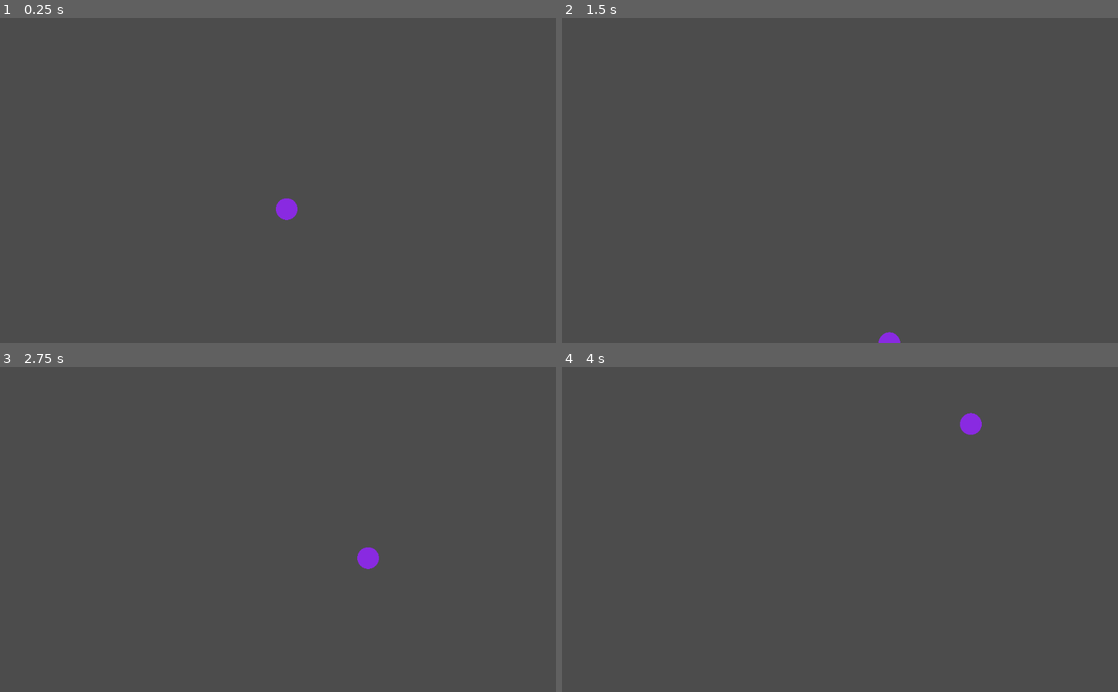
Above: before the commit, frames 1-4 (two rows, left to right).
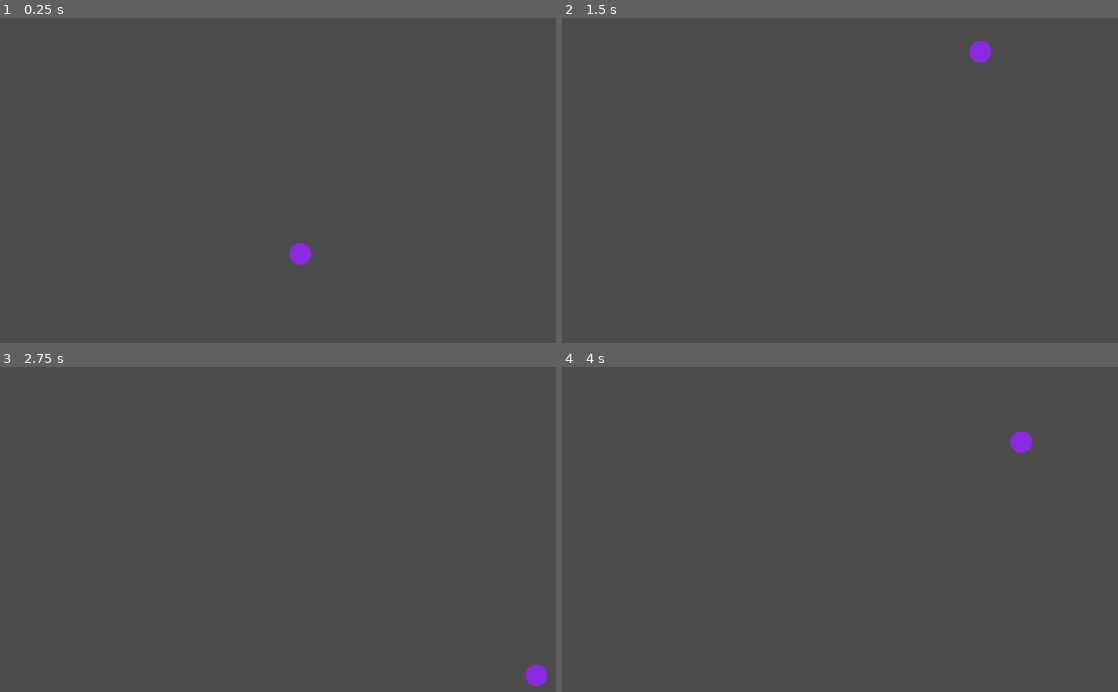
Above: after the commit, the same moments.

Repository: charliecharlieO-o/boing-godot
Game: Godot game, scene res://BouncingScene.tscn
Same seed, same stepped clock (60 frames per second), same inputs: the game is played once before the commit and once after it. The project has no main scene, so this scene is started directly.
Inputs:
- Up to frame 1 (0.25 s): no input
- Up to frame 2 (1.5 s): no input
- Up to frame 3 (2.75 s): no input
- Up to frame 4 (4 s): no input

The runs differ from the first frame. In frame 1, 0.4% of the frame differs, in the area x 49-56%, y 55-77%; in frame 2, 0.3%; in frame 3, 0.4%; in frame 4, 0.4%, in the area x 71-85%, y 14-27%.

Commit message:
add acceleration

Diff:
--- a/BouncingBall.gd
+++ b/BouncingBall.gd
@@ -6,7 +6,8 @@
 )
 
 var ball: Vector2
-var speed := Vector2(1.0, 3.3)
+var velocity := Vector2(1.0, 3.3)
+var topspeed:float = 10.0
 
 
 # Called when the node enters the scene tree for the first time.
@@ -16,12 +17,17 @@
 
 
 func bounce():
+	# Apply bouncing logic
+	if ((ball.x > window.x) || (ball.x < 1)):
+		velocity.x = velocity.x * -1.0
+	if ((ball.y > window.y) || (ball.y < 1)):
+		velocity.y = velocity.y * -1.0
+	# acceleration increases in the same direction
+	var acceleration: Vector2 = velocity.normalized()
 	# You can add vectors directly with GDscript
-	ball = ball + speed
-	if ((ball.x > window.x) || (ball.x < 1)):
-		speed.x = speed.x * -1.0
-	if ((ball.y > window.y) || (ball.y < 1)):
-		speed.y = speed.y * -1.0
+	velocity = velocity + velocity.normalized()
+	velocity = velocity.clamped(topspeed) # limit velocity max 10
+	ball = ball + velocity
 
 func _process(delta):
 	update()
--- a/BouncingScene.tscn
+++ b/BouncingScene.tscn
@@ -3,4 +3,6 @@
 [ext_resource path="res://BouncingBall.gd" type="Script" id=1]
 
 [node name="BouncingScene" type="Node2D"]
+
+[node name="Ball" type="Node2D" parent="."]
 script = ExtResource( 1 )
